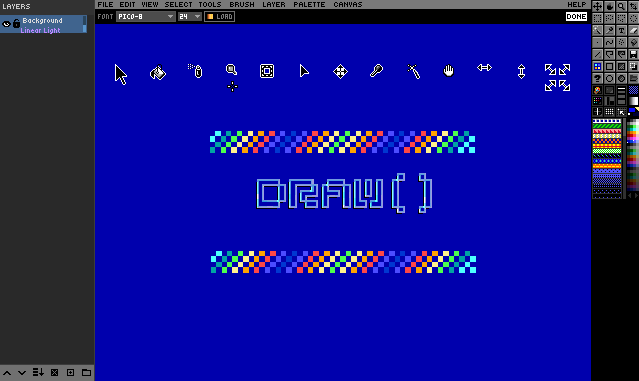
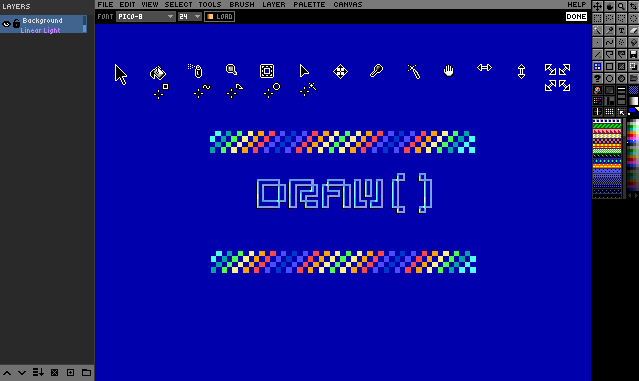
Comparing the layer stacks of the two w=639, h=381 images. Changes:
renamed "Crosshair" to "Crosshair Rect", painted on it over [153, 81, 238, 100]
added layer "Crosshair Freehand" in group "DRAW CURSORS" over [193, 84, 211, 99]
added layer "Crosshair Poly" in group "DRAW CURSORS" over [226, 83, 244, 99]
added layer "Crosshair Ellipse" in group "DRAW CURSORS" over [263, 82, 281, 99]
added layer "Crosshair Wand copy" in group "DRAW CURSORS" over [308, 82, 317, 91]
added layer "Crosshair Wand" in group "DRAW CURSORS" over [299, 86, 310, 97]
